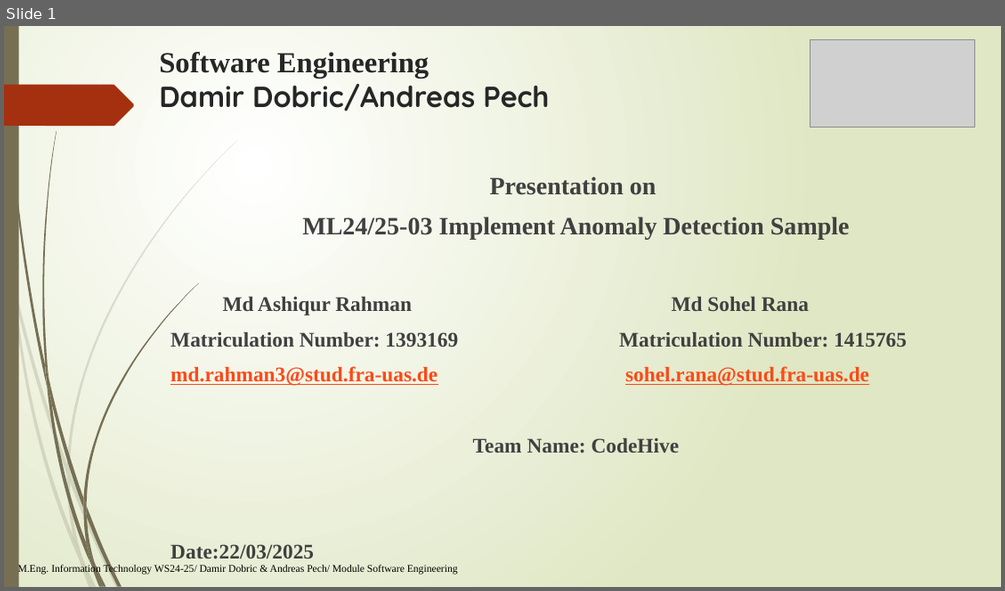
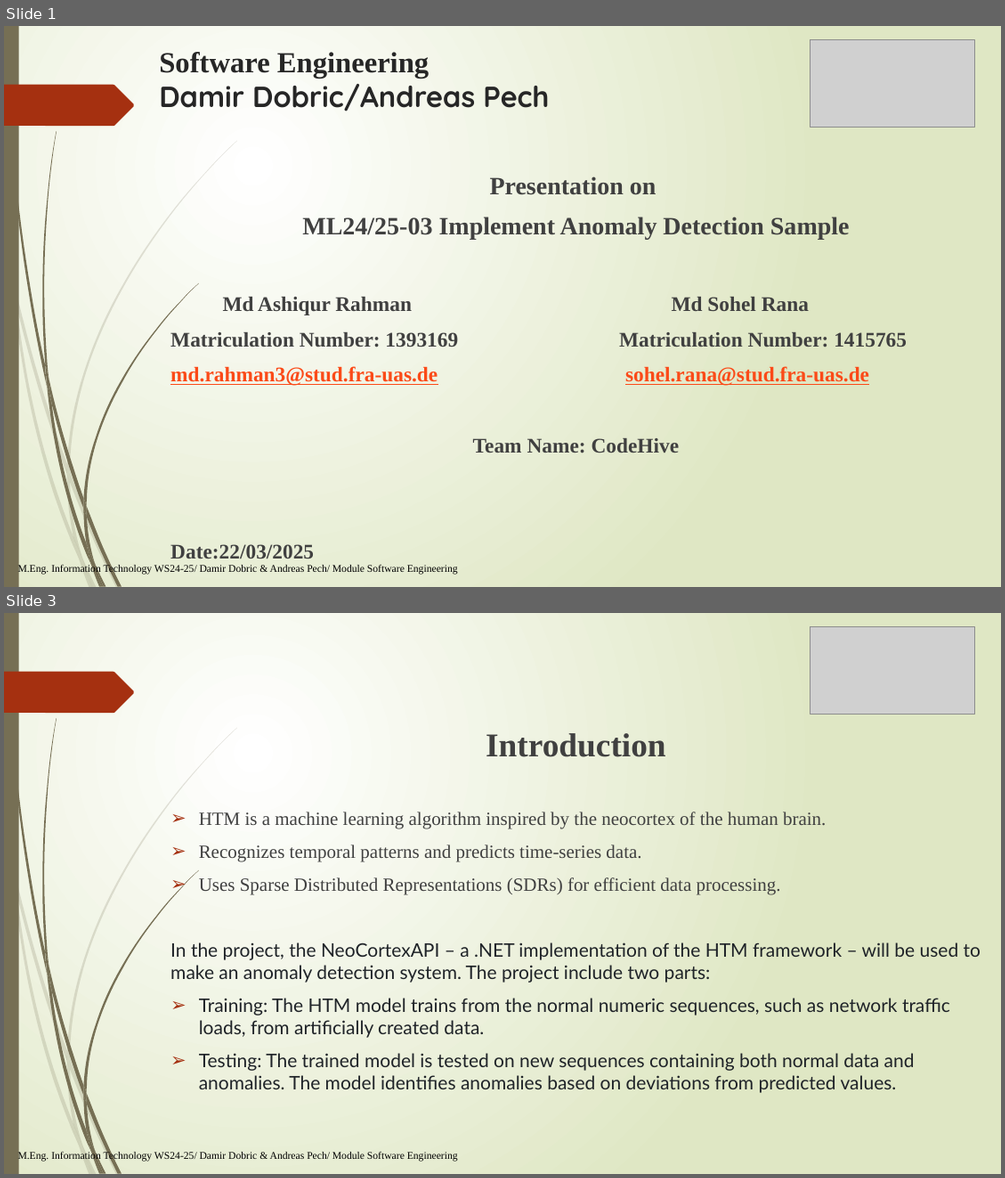
Before and after one commit to sohelranalive/neocortexapi-CodeHive, a slide deck: source/MySEProject/Documentation/PresentationFile_CodeHive.pptx. Shown one above the other, each under a label of ours: slide 1 before the commit, slides 1 and 3 after it; the slides between them are not shown. The pictures are 1005x591 and 1005x1178 pixels, drawn with LibreOffice and Linux fonts; fonts in the diff are those of the drawing; grey boxes stand for pictures. Boxes give left, top, right and bottom in pixels: in the first picture for what was removed or moved away, otherwise in the second. Text is boxed around its words. In the diff, an @@ line names an element or a change of style, - is before the commit and + after.

Commit message:
Added Overview & introduction in PPT

```diff
--- a/source/MySEProject/Documentation/PresentationFile_CodeHive.pptx
+++ b/source/MySEProject/Documentation/PresentationFile_CodeHive.pptx
@@ slide 3 added at bbox=[4, 613, 1001, 1174], background gradient #FFFFFF to #DFE8C4; not listed: 24 template elements that a slide beside it also shows @@
@@ picture added at bbox=[810, 627, 975, 714] @@
@@ text added at bbox=[170, 733, 980, 1093], 18 pt, text #1F2328 @@
+Introduction
+➢ HTM is a machine learning algorithm inspired by the neocortex of the human brain.
+➢ Recognizes temporal patterns and predicts time-series data.
+➢ Uses Sparse Distributed Representations (SDRs) for efficient data processing.
+In the project, the NeoCortexAPI – a .NET implementation of the HTM framework – will be used to make an anomaly detection system. The project include two parts:
+➢ Training: The HTM model trains from the normal numeric sequences, such as network traffic loads, from artificially created data.
+➢ Testing: The trained model is tested on new sequences containing both normal data and anomalies. The model identifies anomalies based on deviations from predicted values.
@@ text added at bbox=[18, 1151, 458, 1161], 10 pt, text #000000 @@
+M.Eng. Information Technology WS24-25/ Damir Dobric & Andreas Pech/ Module Software Engineering
```
Also in this commit, not shown: 2 other slides added.
